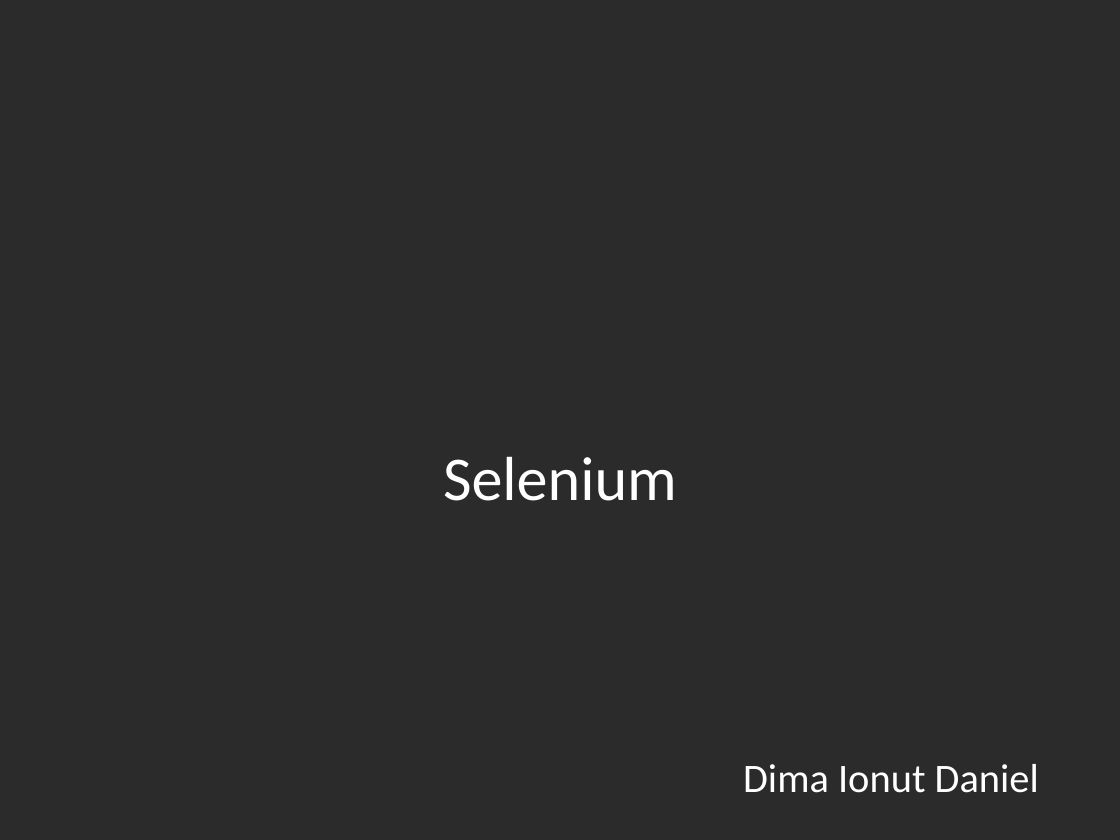
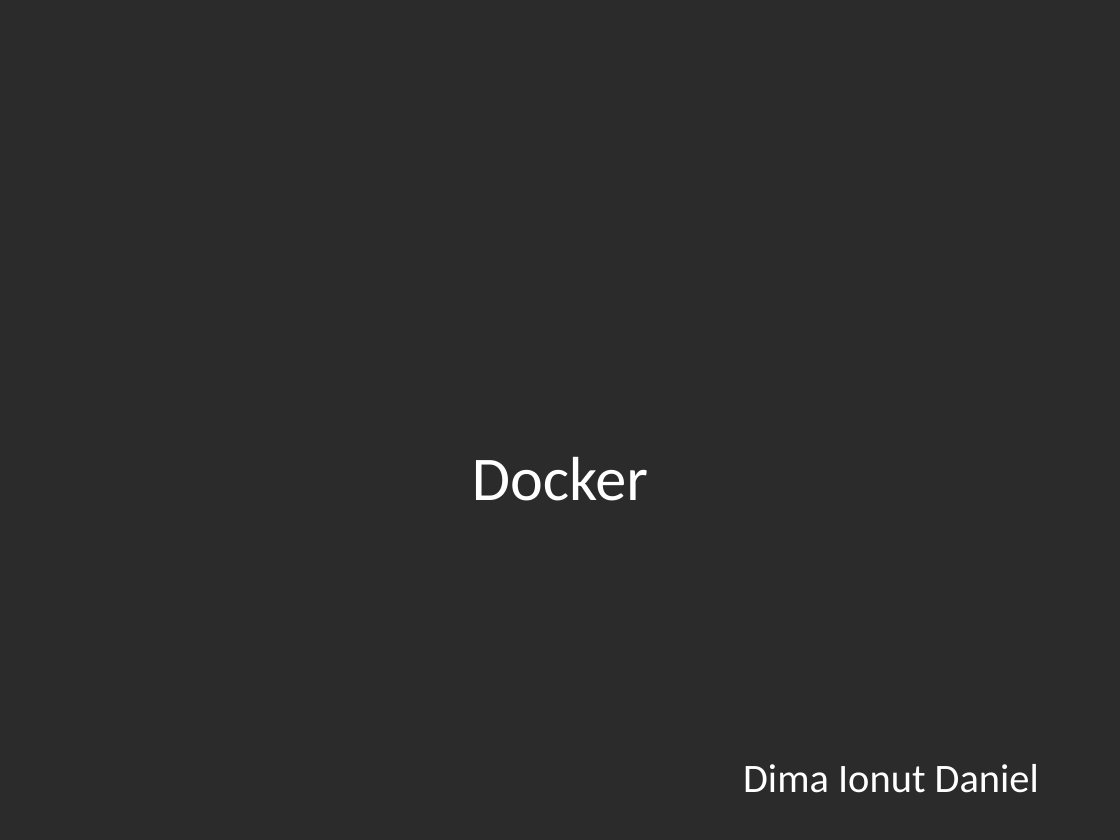
Before and after one commit to kenshincommon/ppts, a slide deck: slide 1 of Presentations/Docker/Docker.pptx. Drawn at 1120x840 pixels with LibreOffice and Linux fonts; fonts in the diff are those of the drawing; background and template pictures are left out; a plain dark background stands for a picture behind light text. Boxes give left, top, right and bottom in pixels: in the first picture for what was removed or moved away, otherwise in the second. Text is boxed around its words. In the diff, an @@ line names an element or a change of style, - is before the commit and + after.

```diff
--- a/Presentations/Docker/Docker.pptx
+++ b/Presentations/Docker/Docker.pptx
@@ title at (472, 456, 648, 501): text changed @@
-Selenium
+Docker
```
Also in this commit, not shown: 1 other file.
